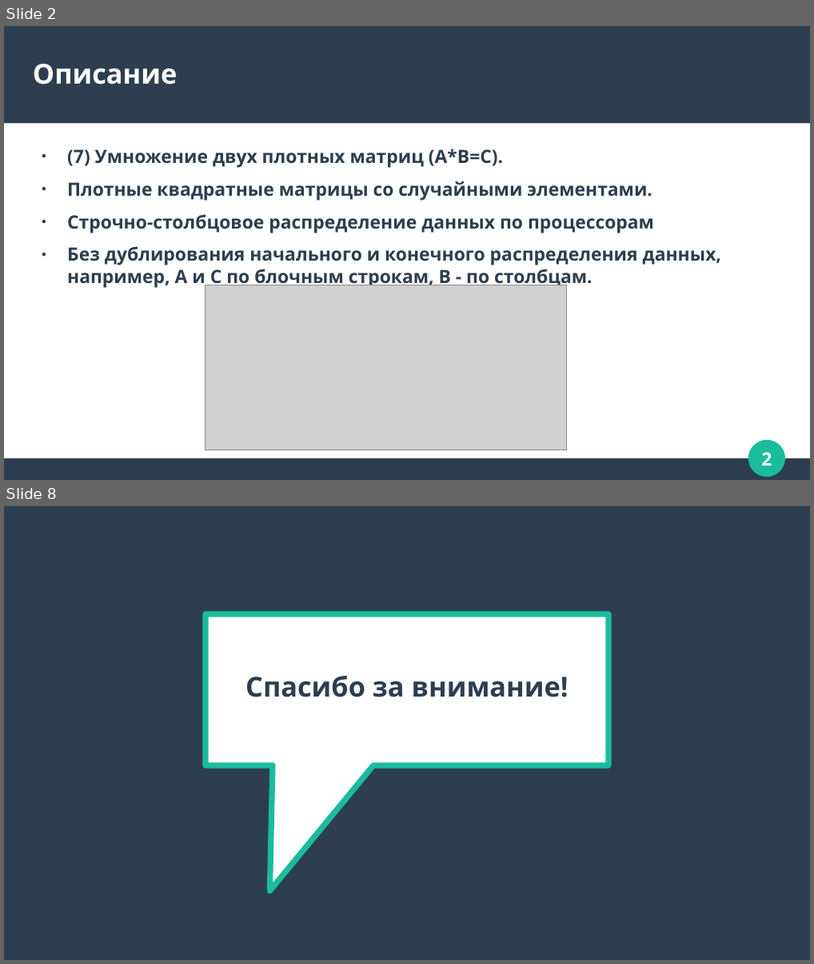
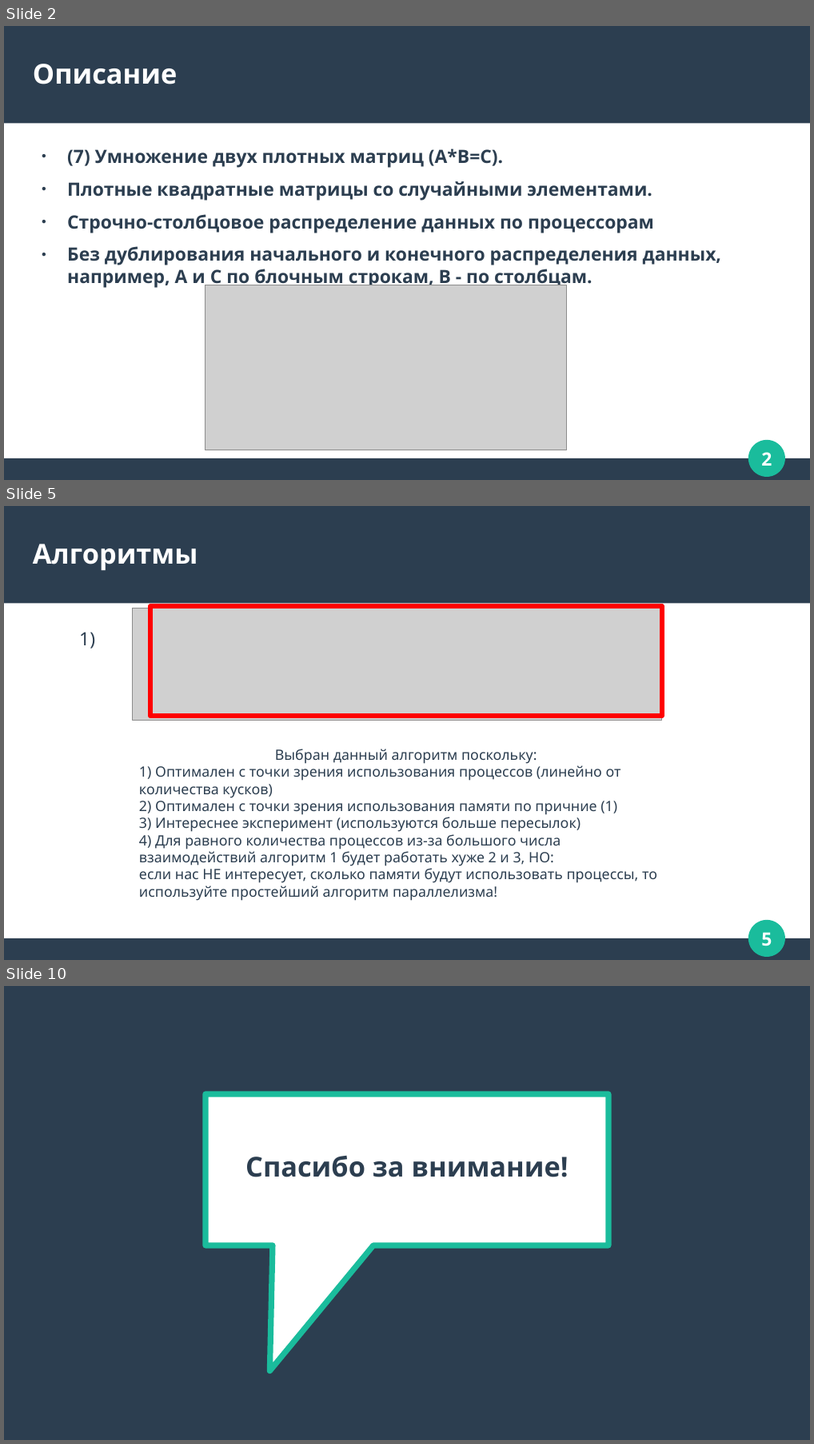
Before and after one commit to ArtKomarov/ParallelMatrixMul, a slide deck: MatrixMul.odp. Shown one above the other, each under a label of ours: slides 2 and 8 before the commit, slides 2, 5 and 10 after it; the slides between them are not shown. The pictures are 814x964 and 814x1444 pixels, drawn with LibreOffice and Linux fonts; fonts in the diff are those of the drawing; grey boxes stand for pictures. Boxes give left, top, right and bottom in pixels: in the first picture for what was removed or moved away, otherwise in the second. Text is boxed around its words. In the diff, an @@ line names an element or a change of style, - is before the commit and + after.

```diff
--- a/MatrixMul.odp
+++ b/MatrixMul.odp
@@ slide 5 added at [4, 506, 810, 960], background #FFFFFF; not listed: 4 template elements that a slide beside it also shows @@
@@ title added at [33, 544, 198, 571], 27 pt, text #FFFFFF, bold @@
+Алгоритмы
@@ picture added at [132, 608, 662, 720] @@
@@ rectangle added at [150, 606, 662, 716], outline #FF0000 4.51 pt @@
@@ text added at [79, 632, 95, 648], 18 pt, text #2C3E50 @@
+1)
@@ text added at [139, 748, 658, 900], 14 pt, text #2C3E50 @@
+Выбран данный алгоритм поскольку:
+1) Оптимален с точки зрения использования процессов (линейно от количества кусков)
+2) Оптимален с точки зрения использования памяти по причние (1)
+3) Интереснее эксперимент (используются больше пересылок)
+4) Для равного количества процессов из-за большого числа взаимодействий алгоритм 1 будет работать хуже 2 и 3, НО:
+если нас НЕ интересует, сколько памяти будут использовать процессы, то используйте простейший алгоритм параллелизма!
@@ what was slide 8 is now slide 10 @@
```
Also in this commit, not shown: 6 other slides added, 5 slides removed, 3 other files.
